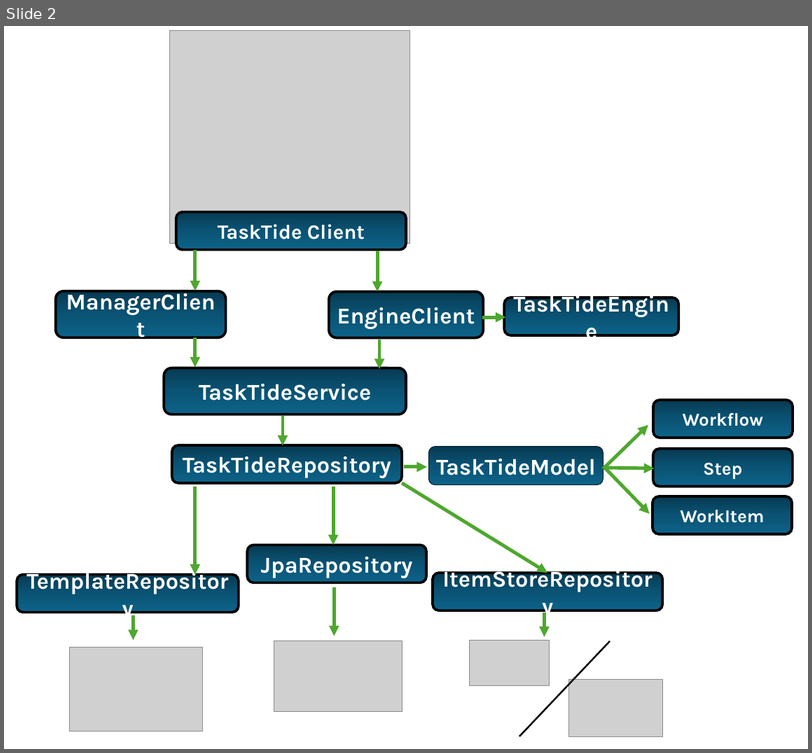
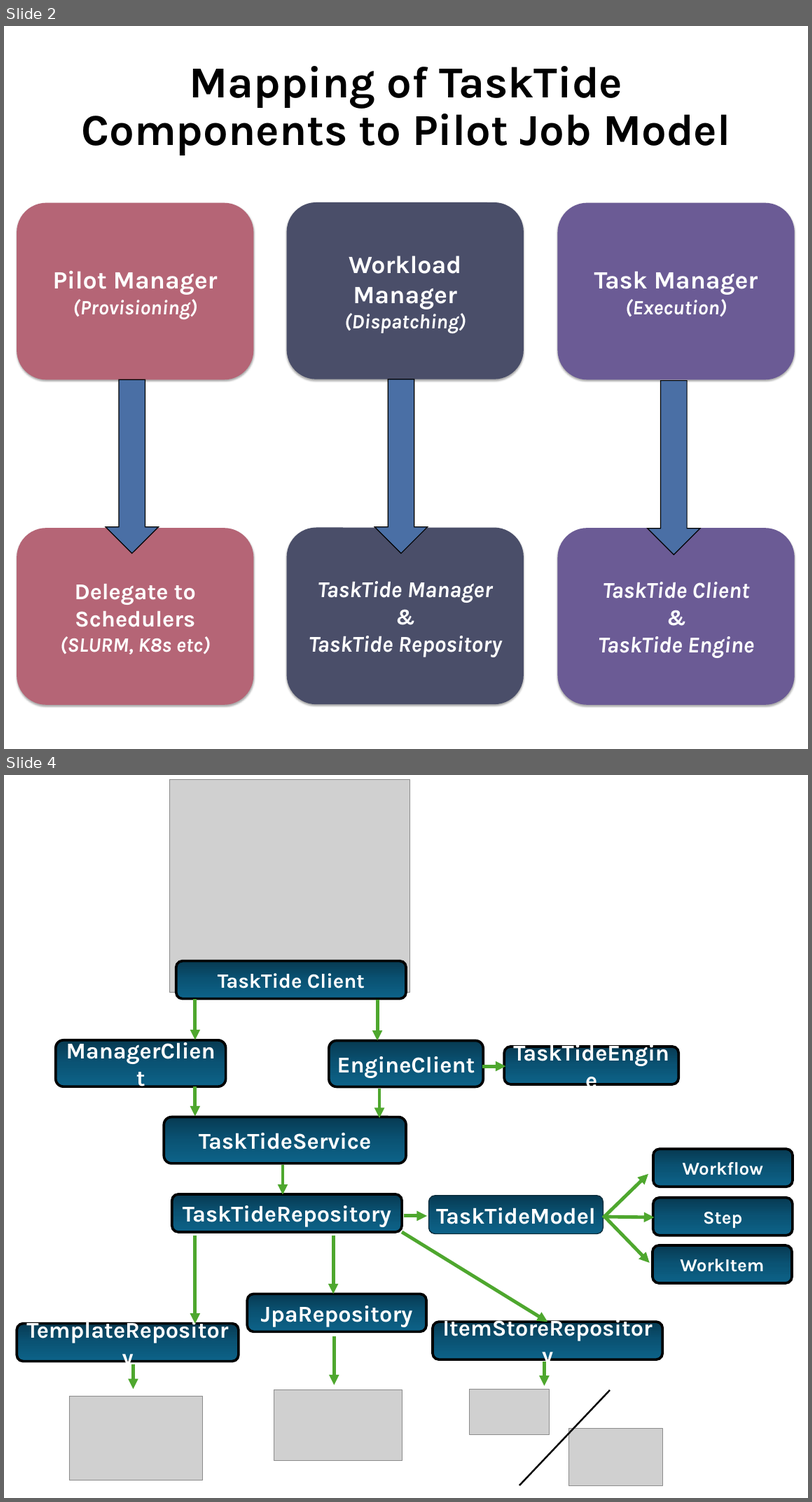
Before and after one commit to BrenKenna/TaskTide, a slide deck: tasktide/docs/Diagrams/Diagrams.pptx. Shown one above the other, each under a label of ours: slide 2 before the commit, slides 2 and 4 after it; the slides between them are not shown. The pictures are 812x753 and 812x1502 pixels, drawn with LibreOffice and Linux fonts; fonts in the diff are those of the drawing; grey boxes stand for pictures. Boxes give left, top, right and bottom in pixels: in the first picture for what was removed or moved away, otherwise in the second. Text is boxed around its words. In the diff, an @@ line names an element or a change of style, - is before the commit and + after.

Commit message:
Adds Julia FunctionRunner + Paper Diagrams
Next up is support for early pilot binding

```diff
--- a/tasktide/docs/Diagrams/Diagrams.pptx
+++ b/tasktide/docs/Diagrams/Diagrams.pptx
@@ slide 2 added at (4, 26, 808, 749), background #FFFFFF @@
@@ title added at (81, 66, 730, 156), 78 pt, text #000000, bold @@
+Mapping of TaskTide Components to Pilot Job Model
@@ rounded rectangle added at (17, 202, 253, 380), fill #B56576, 36 pt, text #FFFFFF, bold, italic @@
+Pilot Manager
+(Provisioning)
@@ rounded rectangle added at (286, 202, 523, 379), fill #4A4E69, 44 pt, text #FFFFFF, bold @@
+Workload Manager
+(Dispatching)
@@ rounded rectangle added at (558, 202, 794, 380), fill #6B5B95, 44 pt, text #FFFFFF, bold @@
+Task Manager
+(Execution)
@@ down arrow added at (106, 380, 158, 554), fill #4A6FA5, outline #000000 1.5 pt @@
@@ down arrow added at (374, 380, 428, 554), fill #4A6FA5, outline #000000 1.5 pt @@
@@ down arrow added at (647, 381, 700, 555), fill #4A6FA5, outline #000000 1.5 pt @@
@@ rounded rectangle added at (17, 528, 253, 705), fill #B56576, 40 pt, text #FFFFFF, bold @@
+Delegate to Schedulers
+(SLURM, K8s etc)
@@ rounded rectangle added at (286, 528, 523, 704), fill #4A4E69, 40 pt, text #FFFFFF, bold, italic @@
+TaskTide Manager
+&
+TaskTide Repository
@@ rounded rectangle added at (558, 528, 794, 705), fill #6B5B95, 40 pt, text #FFFFFF, bold, italic @@
+TaskTide Client
+&
+TaskTide Engine
@@ what was slide 2 is now slide 4 @@
```
Also in this commit, not shown: 2 other slides added, 1 slide removed, 2 other files.
